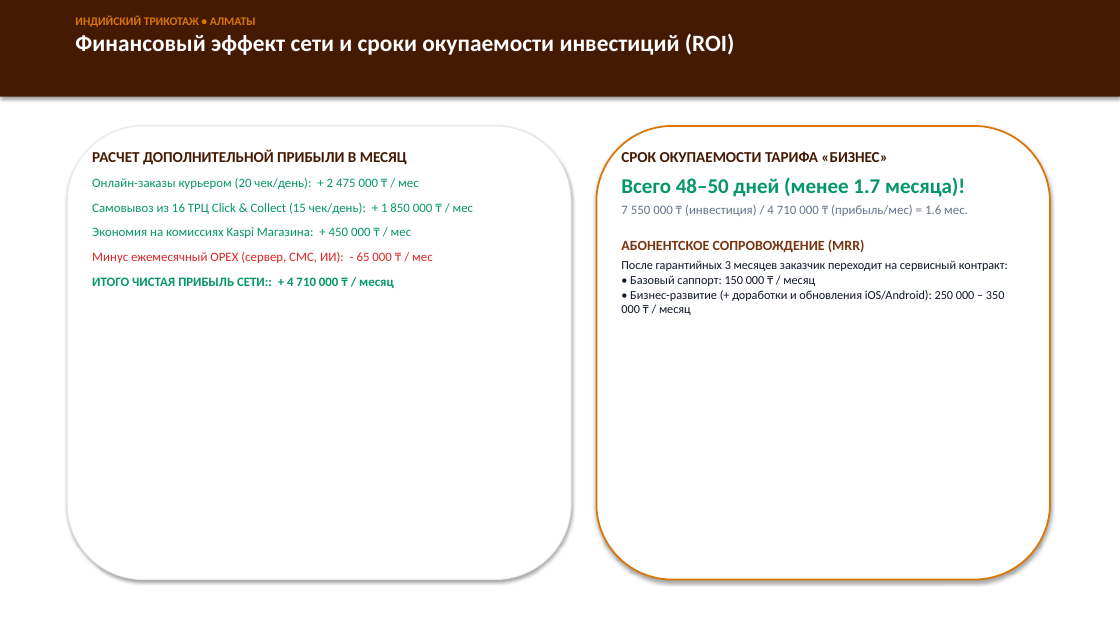
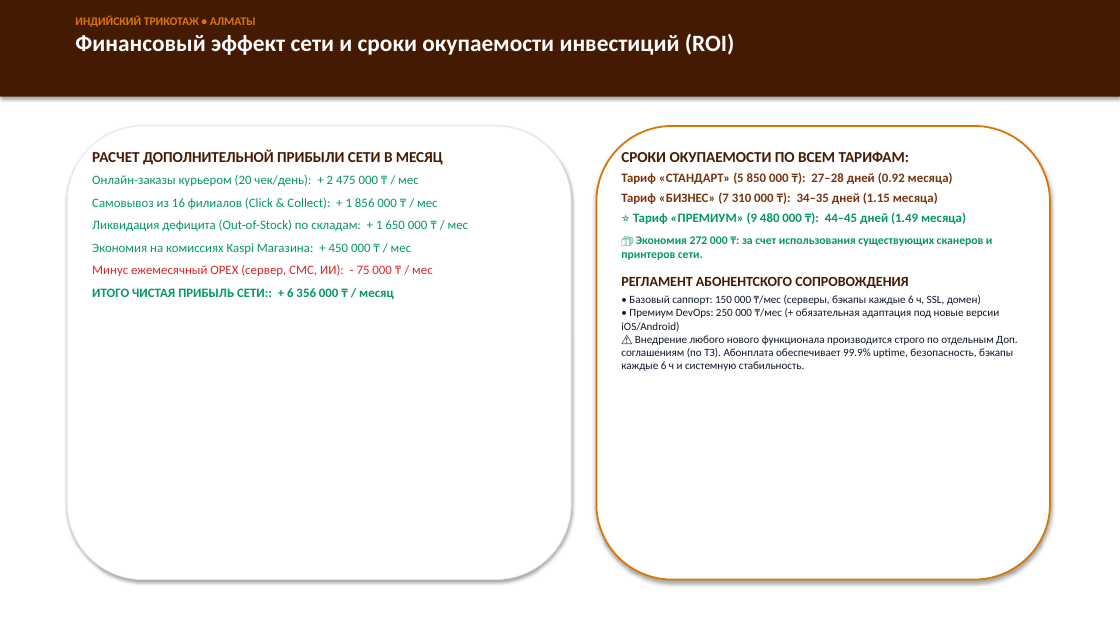
Before and after one commit to akbota17031992-lgtm/Indian_trikotazh, a slide deck: slide 8 of investor_presentation_indiatrikotaj.pptx. Drawn at 1120x630 pixels with LibreOffice and Linux fonts; fonts in the diff are those of the drawing. Boxes give left, top, right and bottom in pixels: in the first picture for what was removed or moved away, otherwise in the second. Text is boxed around its words. In the diff, an @@ line names an element or a change of style, - is before the commit and + after.

```diff
--- a/investor_presentation_indiatrikotaj.pptx
+++ b/investor_presentation_indiatrikotaj.pptx
@@ text at box(92, 149, 443, 165): text changed @@
-РАСЧЕТ ДОПОЛНИТЕЛЬНОЙ ПРИБЫЛИ В МЕСЯЦ
+РАСЧЕТ ДОПОЛНИТЕЛЬНОЙ ПРИБЫЛИ СЕТИ В МЕСЯЦ
@@ text at box(92, 175, 419, 254): less space between paragraphs @@
@@ text at box(621, 151, 1017, 371): text changed; size 10.5 to 9.5 pt @@
-СРОК ОКУПАЕМОСТИ ТАРИФА «БИЗНЕС»
-Всего 48–50 дней (менее 1.7 месяца)!
-7 550 000 ₸ (инвестиция) / 4 710 000 ₸ (прибыль/мес) = 1.6 мес.
-АБОНЕНТСКОЕ СОПРОВОЖДЕНИЕ (MRR)
-После гарантийных 3 месяцев заказчик переходит на сервисный контракт:
-• Базовый саппорт: 150 000 ₸ / месяц
-• Бизнес-развитие (+ доработки и обновления iOS/Android): 250 000 – 350 000 ₸ / месяц
+СРОКИ ОКУПАЕМОСТИ ПО ВСЕМ ТАРИФАМ:
+Тариф «СТАНДАРТ» (5 850 000 ₸): 27–28 дней (0.92 месяца)
+Тариф «БИЗНЕС» (7 310 000 ₸): 34–35 дней (1.15 месяца)
+⭐ Тариф «ПРЕМИУМ» (9 480 000 ₸): 44–45 дней (1.49 месяца)
+🎁 Экономия 272 000 ₸: за счет использования существующих сканеров и принтеров сети.
+РЕГЛАМЕНТ АБОНЕНТСКОГО СОПРОВОЖДЕНИЯ
+• Базовый саппорт: 150 000 ₸/мес (серверы, бэкапы каждые 6 ч, SSL, домен)
+• Премиум DevOps: 250 000 ₸/мес (+ обязательная адаптация под новые версии iOS/Android)
+⚠️ Внедрение любого нового функционала производится строго по отдельным Доп. соглашениям (по ТЗ). Абонплата обеспечивает 99.9% uptime, безопасность, бэкапы каждые 6 ч и системную стабильность.
@@ text at box(92, 198, 469, 231): text changed @@
-Самовывоз из 16 ТРЦ Click & Collect (15 чек/день): + 1 850 000 ₸ / мес
+Самовывоз из 16 филиалов (Click & Collect): + 1 856 000 ₸ / мес
+Ликвидация дефицита (Out-of-Stock) по складам: + 1 650 000 ₸ / мес
@@ text at box(92, 265, 433, 299): text changed @@
-Минус ежемесячный OPEX (сервер, СМС, ИИ): - 65 000 ₸ / мес
-ИТОГО ЧИСТАЯ ПРИБЫЛЬ СЕТИ:: + 4 710 000 ₸ / месяц
+Минус ежемесячный OPEX (сервер, СМС, ИИ): - 75 000 ₸ / мес
+ИТОГО ЧИСТАЯ ПРИБЫЛЬ СЕТИ:: + 6 356 000 ₸ / месяц
```
Also in this commit, not shown: 8 other slides changed, 5 other files.
